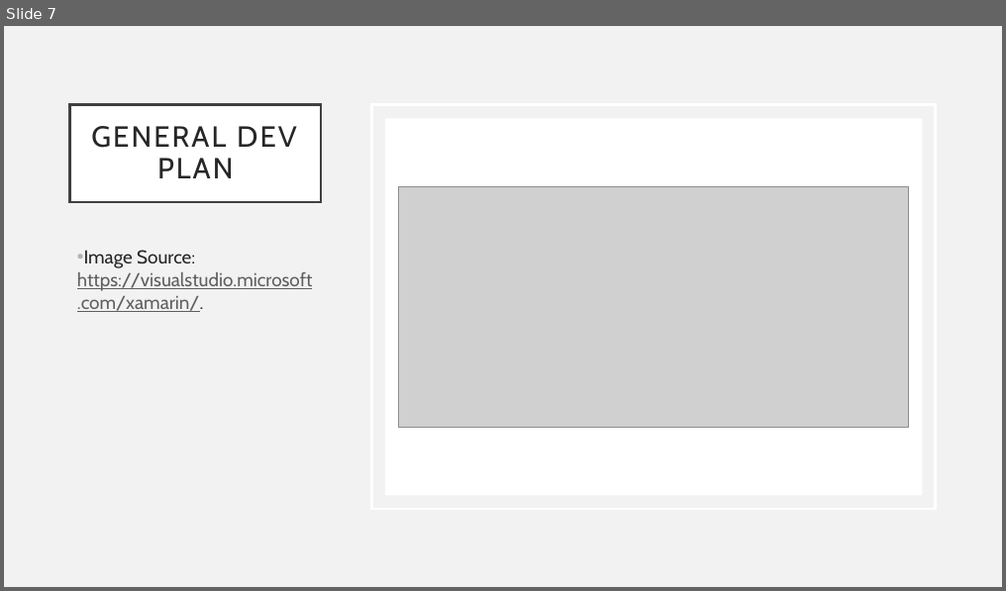
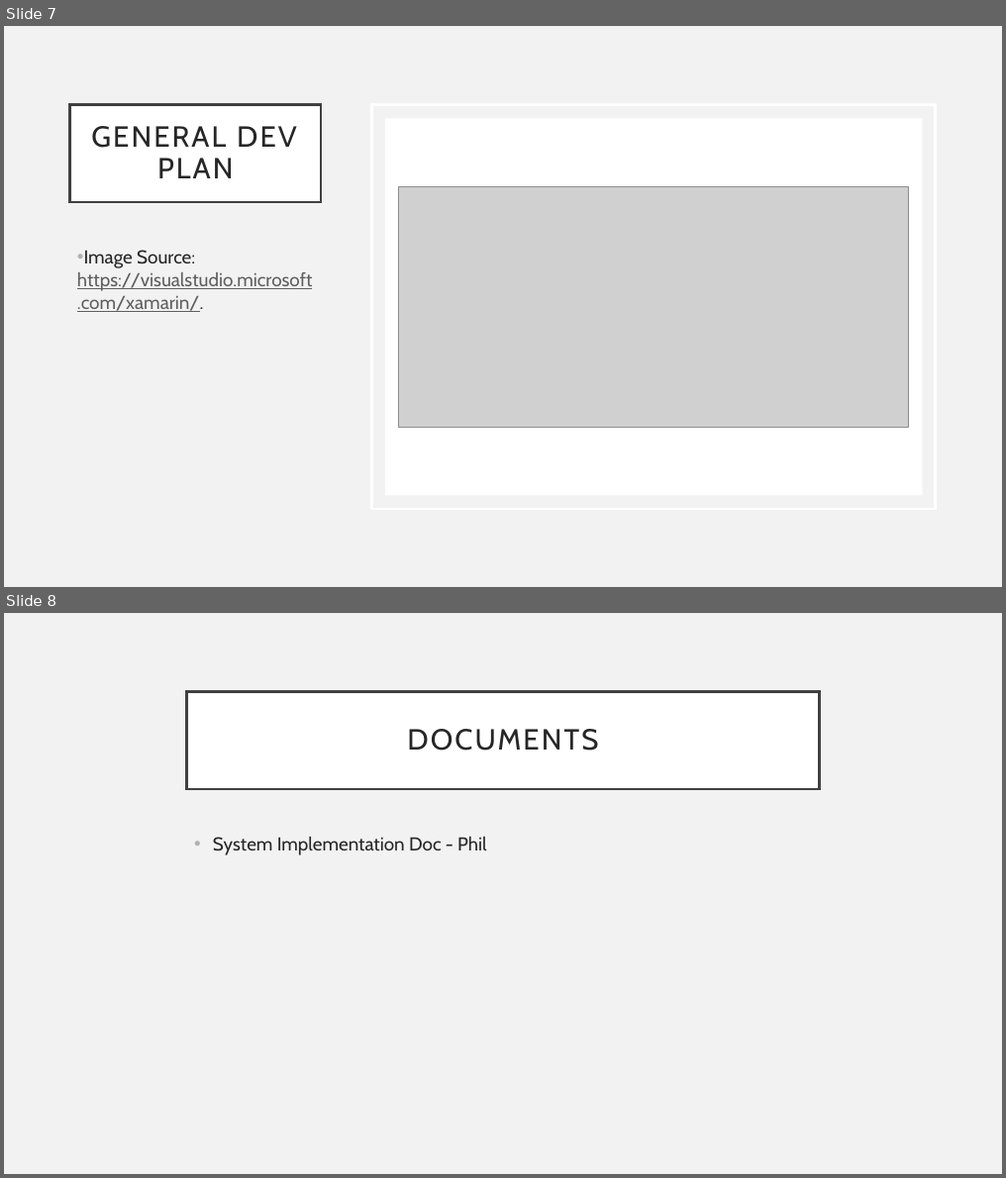
Before and after one commit to Thatawesomeguy4/FiddlePracticeAppCPSC4910, a slide deck: Fid’Lin Presentation.pptx. Shown one above the other, each under a label of ours: slide 7 before the commit, slides 7 and 8 after it. The pictures are 1006x591 and 1006x1178 pixels, drawn with LibreOffice and Linux fonts; fonts in the diff are those of the drawing; grey boxes stand for pictures. Boxes give left, top, right and bottom in pixels: in the first picture for what was removed or moved away, otherwise in the second. Text is boxed around its words. In the diff, an @@ line names an element or a change of style, - is before the commit and + after.

```diff
--- a/Fid’Lin Presentation.pptx
+++ b/Fid’Lin Presentation.pptx
@@ slide 8 added at box(4, 613, 1002, 1174), background #F2F2F2 @@
@@ title added at box(187, 691, 819, 789), fill #FFFFFF, outline #404040 2.5 pt, 28 pt, text #262626 @@
+DOCUMENTS
@@ text added at box(213, 837, 486, 856), 18 pt, text #262626 @@
+• System Implementation Doc - Phil
```
Also in this commit, not shown: 1 other slide added, 1 slide removed.
